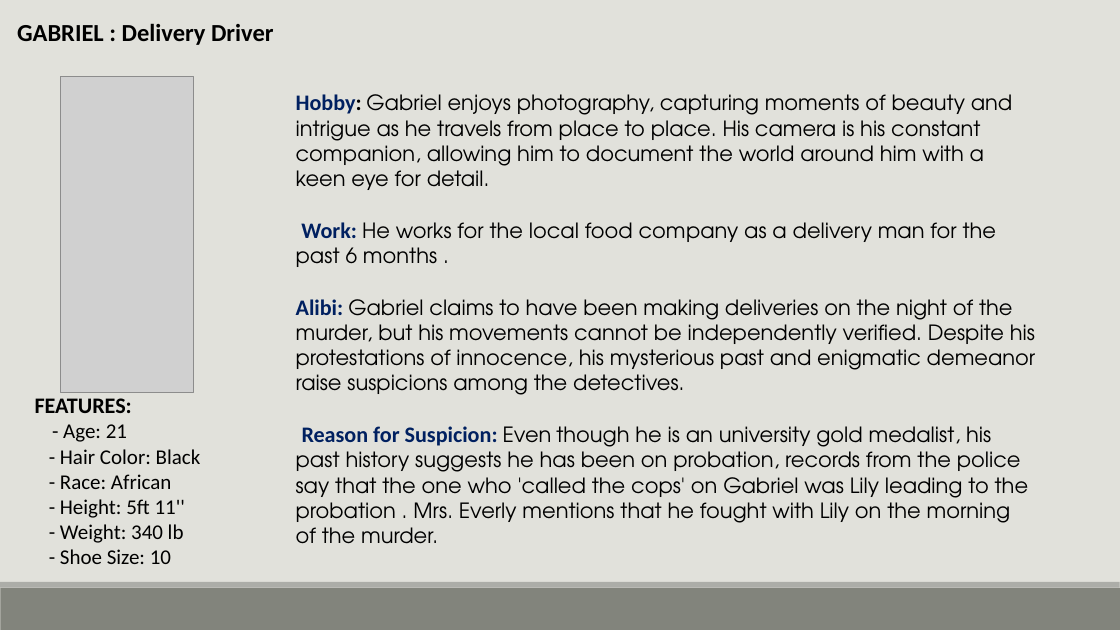
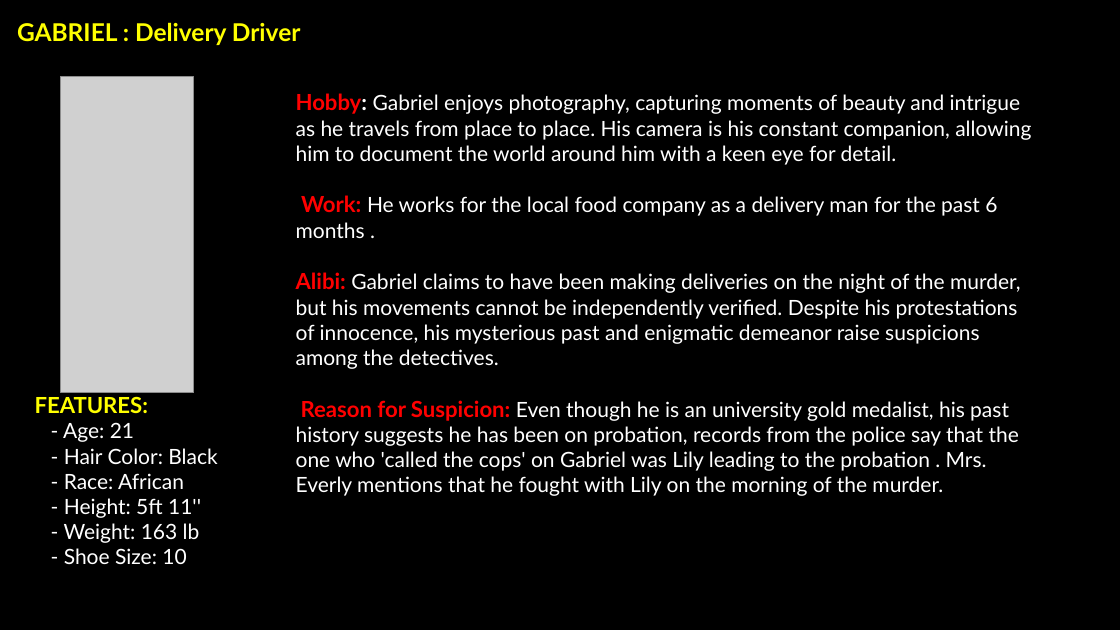
Before and after one commit to 19Naveen/Detective_Coding, a slide deck: slide 5 of Description.pptx (slide 3 before the commit). Drawn at 1120x630 pixels with LibreOffice and Linux fonts; fonts in the diff are those of the drawing; grey boxes stand for pictures; background and template pictures are left out. Boxes give left, top, right and bottom in pixels: in the first picture for what was removed or moved away, otherwise in the second. Text is boxed around its words. In the diff, an @@ line names an element or a change of style, - is before the commit and + after.

Commit message:
Changed the font style and color

```diff
--- a/Description.pptx
+++ b/Description.pptx
@@ background #E1E1DB to picture (left out) @@
@@ text "GABRIEL : Delivery Driver" at [17, 22, 301, 45]: font Calibri to Lato, text colour #000000 to #FFFF00 @@
@@ text "Hobby: Gabriel enjoys photography, capturing ..." at [296, 93, 1031, 496]: font Calibri to Lato, text colour #002060 to #FF0000 in "Hobby:", "Work:", "Alibi:", "Reason for Suspicion:"; font TeX Gyre Adventor to Lato, text colour #000000 to #FFFFFF @@
@@ text at [35, 396, 217, 564]: font Calibri to Lato in "FEATURES:", "- Age: 21", "- Hair Color: Black", "- Race: African" and 2 more places; text colour #000000 to #FFFF00 in "FEATURES:"; text colour #000000 to #FFFFFF in "- Age: 21", "- Hair Color: Black", "- Race: African", "- Height: 5ft 11''" and 1 more places @@
@@ text at [64, 523, 200, 543]: text changed; font Calibri to Lato; text colour #000000 to #FFFFFF @@
-- Weight: 340 lb
+- Weight: 163 lb
@@ rectangle removed at [0, 588, 1120, 630] @@
@@ rectangle removed at [0, 582, 1120, 588] @@
```
Also in this commit, not shown: 10 other slides changed.
